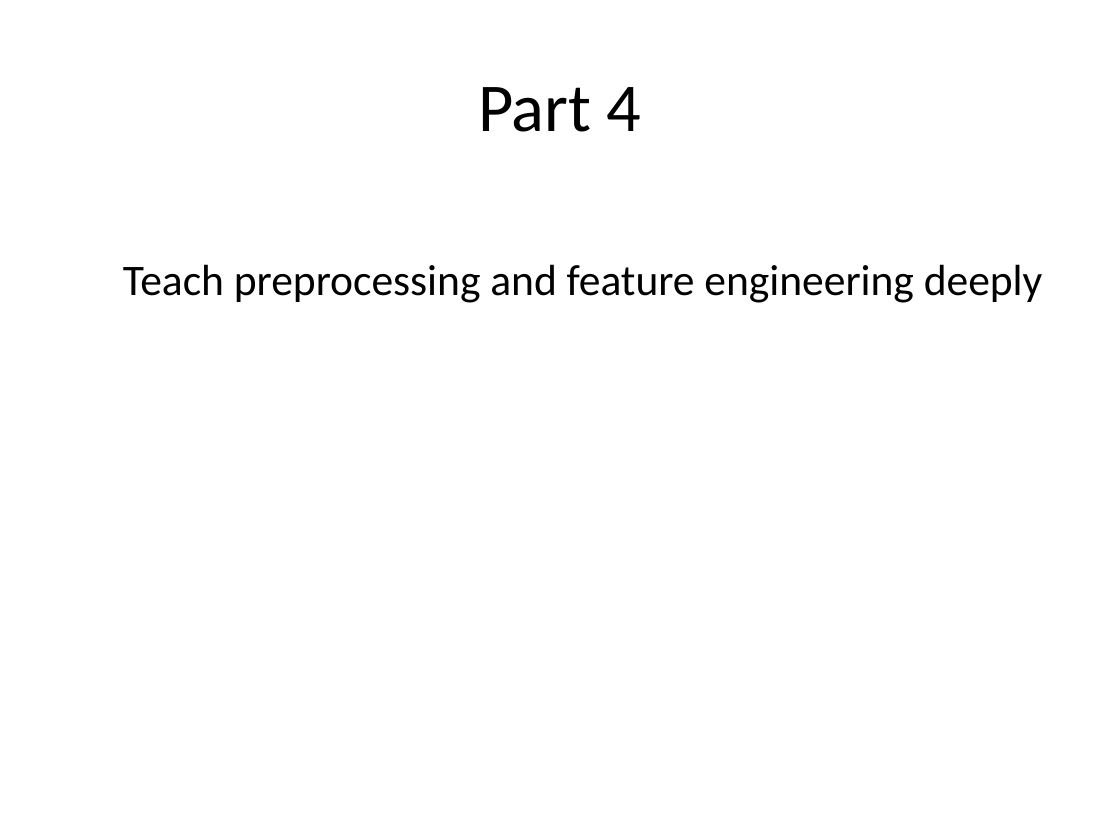
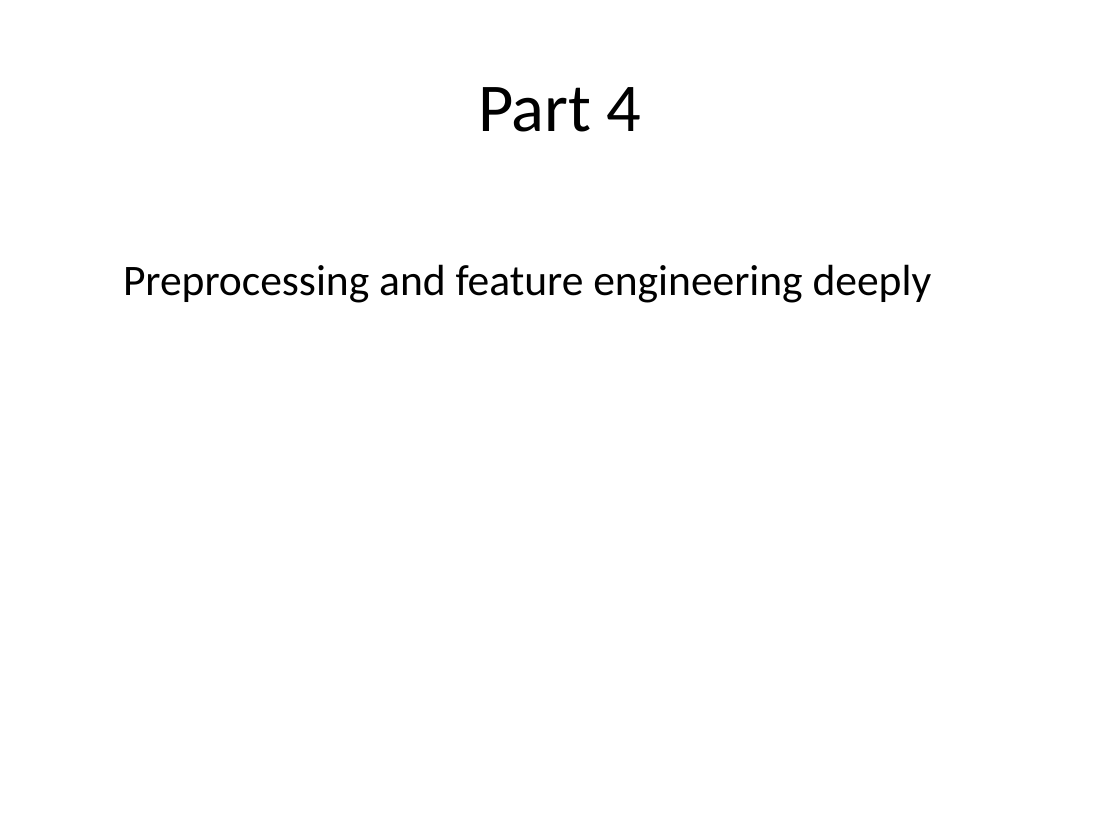
Before and after one commit to Meenakshipro/My-Projects, a slide deck: slide 13 of Project 3/docs/Rapido_Student_Teaching_Deck.pptx (slide 16 before the commit). Drawn at 1120x840 pixels with LibreOffice and Linux fonts; fonts in the diff are those of the drawing. Boxes give left, top, right and bottom in pixels: in the first picture for what was removed or moved away, otherwise in the second. Text is boxed around its words. In the diff, an @@ line names an element or a change of style, - is before the commit and + after.

```diff
--- a/Project 3/docs/Rapido_Student_Teaching_Deck.pptx
+++ b/Project 3/docs/Rapido_Student_Teaching_Deck.pptx
@@ text at [123,264,932,303]: text changed @@
-Teach preprocessing and feature engineering deeply
+Preprocessing and feature engineering deeply
```
Also in this commit, not shown: 12 other slides changed, 1 slide added, 11 slides removed, 4 other files.
